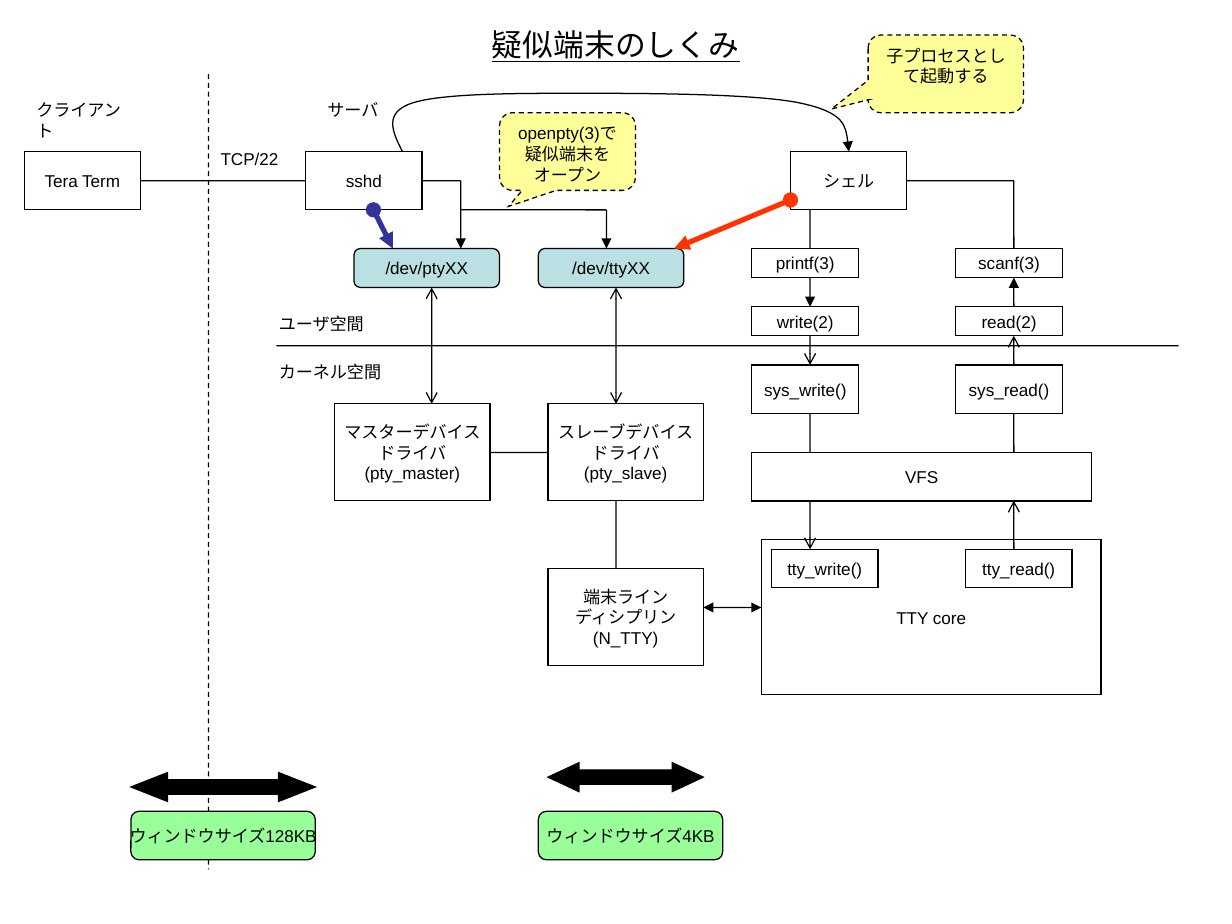
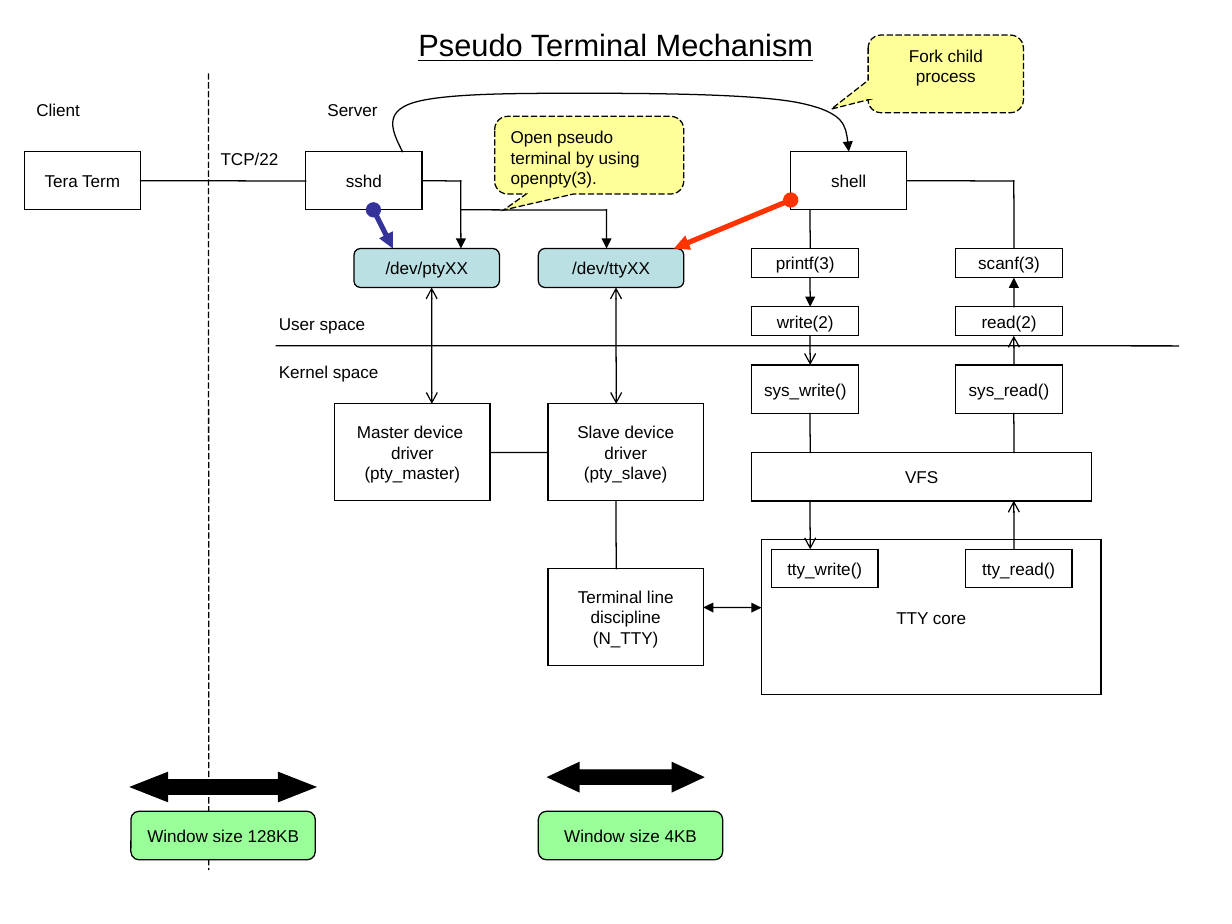
Before and after one commit to m-tmatma/teraterm-mirror-svn2git, a slide deck: slide 1 of doc/en/html/reference/image/pty.ppt. Drawn at 1232x924 pixels with LibreOffice and Linux fonts; fonts in the diff are those of the drawing. Boxes give left, top, right and bottom in pixels: in the first picture for what was removed or moved away, otherwise in the second. Text is boxed around its words. In the diff, an @@ line names an element or a change of style, - is before the commit and + after.

```diff
--- a/doc/en/html/reference/image/pty.ppt
+++ b/doc/en/html/reference/image/pty.ppt
@@ title at [418, 33, 813, 61]: text changed @@
-疑似端末のしくみ
+Pseudo Terminal Mechanism
@@ rounded speech box "Fork child process" at [869, 34, 1024, 112]: outline #000000 0.74 pt dashed to #000000 0.74 pt @@
@@ text in rounded speech box at [909, 49, 983, 86]: text changed @@
-子プロセスとして起動する
+Fork child process
@@ line (208, 74) - (208, 870): stroke #000000 0.74 pt dashed to #000000 0.74 pt @@
@@ text at [36, 103, 80, 116]: text changed @@
-クライアント
+Client
@@ text at [327, 104, 377, 116]: text changed @@
-サーバ
+Server
@@ rounded speech box "Open pseudo terminal by using ...": place and size @@
-rounded speech box "Open pseudo terminal by using ..." at [500, 112, 636, 190]
+rounded speech box "Open pseudo terminal by using ..." at [495, 116, 684, 193]
@@ rounded speech box "Open pseudo terminal by using ..." at [495, 116, 684, 193]: outline #000000 0.74 pt dashed to #000000 0.74 pt; proportions changed @@
@@ text in rounded speech box at [511, 130, 640, 188]: text changed @@
-openpty(3)で疑似端末をオープン
+Open pseudo terminal by using openpty(3).
@@ text in rectangle at [831, 174, 866, 187]: text changed @@
-シェル
+shell
@@ text at [279, 318, 366, 334]: text changed @@
-ユーザ空間
+User space
@@ text at [279, 365, 379, 382]: text changed @@
-カーネル空間
+Kernel space
@@ text in rectangle at [357, 425, 463, 459]: text changed @@
-マスターデバイス
-ドライバ
+Master device
+driver
@@ text in rectangle at [577, 425, 674, 459]: text changed @@
-スレーブデバイス
-ドライバ
+Slave device
+driver
@@ text in rectangle at [578, 590, 674, 627]: text changed @@
-端末ライン
-ディシプリン
+Terminal line
+discipline
@@ text in rounded rectangle at [147, 829, 299, 842]: text changed @@
-ウィンドウサイズ128KB
+Window size 128KB
@@ text in rounded rectangle at [564, 829, 697, 842]: text changed @@
-ウィンドウサイズ4KB
+Window size 4KB
```
Also in this commit, not shown: 7 other files.
